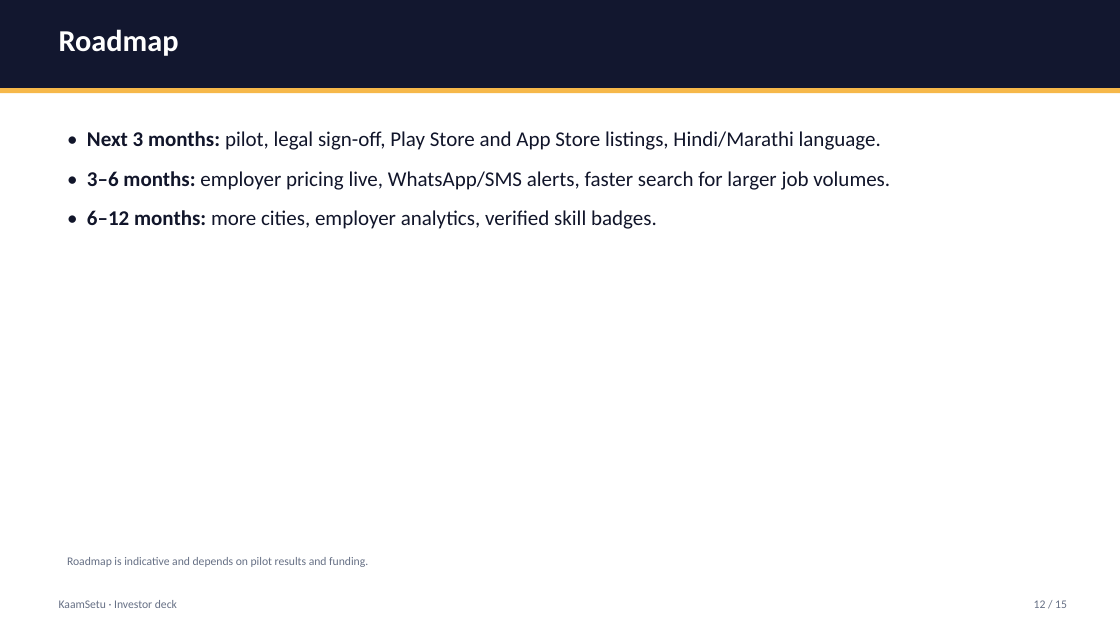
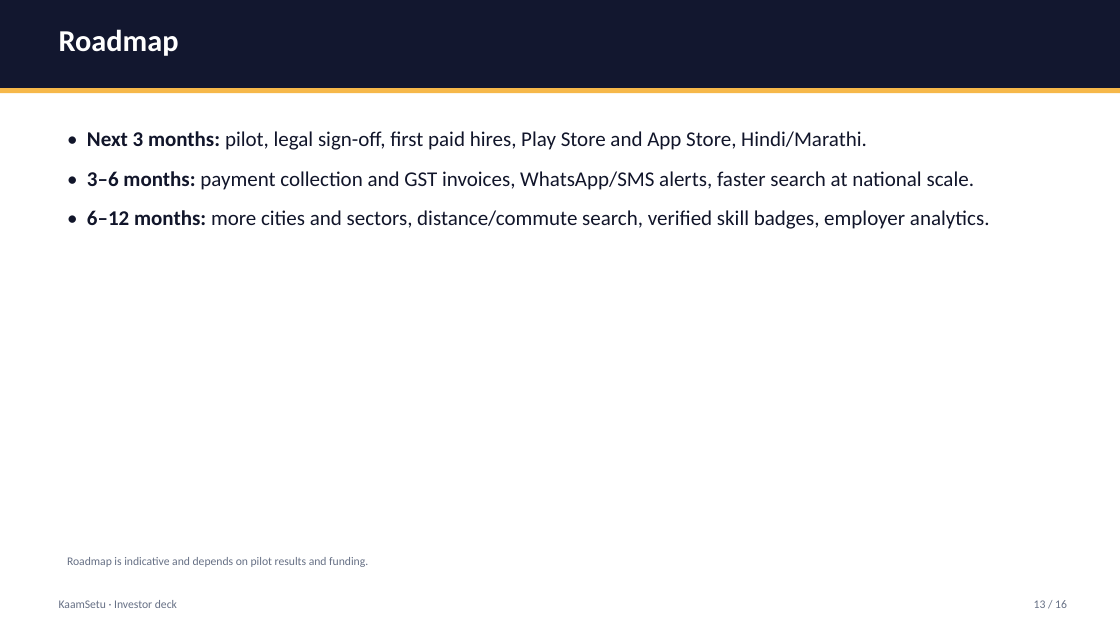
Before and after one commit to Rish866/KaamSetu, a slide deck: slide 13 of docs/decks/KaamSetu-Investor-Deck.pptx (slide 12 before the commit). Drawn at 1120x630 pixels with LibreOffice and Linux fonts; fonts in the diff are those of the drawing. Boxes give left, top, right and bottom in pixels: in the first picture for what was removed or moved away, otherwise in the second. Text is boxed around its words. In the diff, an @@ line names an element or a change of style, - is before the commit and + after.

```diff
--- a/docs/decks/KaamSetu-Investor-Deck.pptx
+++ b/docs/decks/KaamSetu-Investor-Deck.pptx
@@ text at box(87, 131, 990, 229): text changed @@
-• Next 3 months: pilot, legal sign-off, Play Store and App Store listings, Hindi/Marathi language.
-• 3–6 months: employer pricing live, WhatsApp/SMS alerts, faster search for larger job volumes.
-• 6–12 months: more cities, employer analytics, verified skill badges.
+• Next 3 months: pilot, legal sign-off, first paid hires, Play Store and App Store, Hindi/Marathi.
+• 3–6 months: payment collection and GST invoices, WhatsApp/SMS alerts, faster search at national scale.
+• 6–12 months: more cities and sectors, distance/commute search, verified skill badges, employer analytics.
@@ text at box(1034, 600, 1067, 608): text changed @@
-12 / 15
+13 / 16
```
Also in this commit, not shown: 13 other slides changed, 2 slides added, 1 slide removed, 15 other files.
